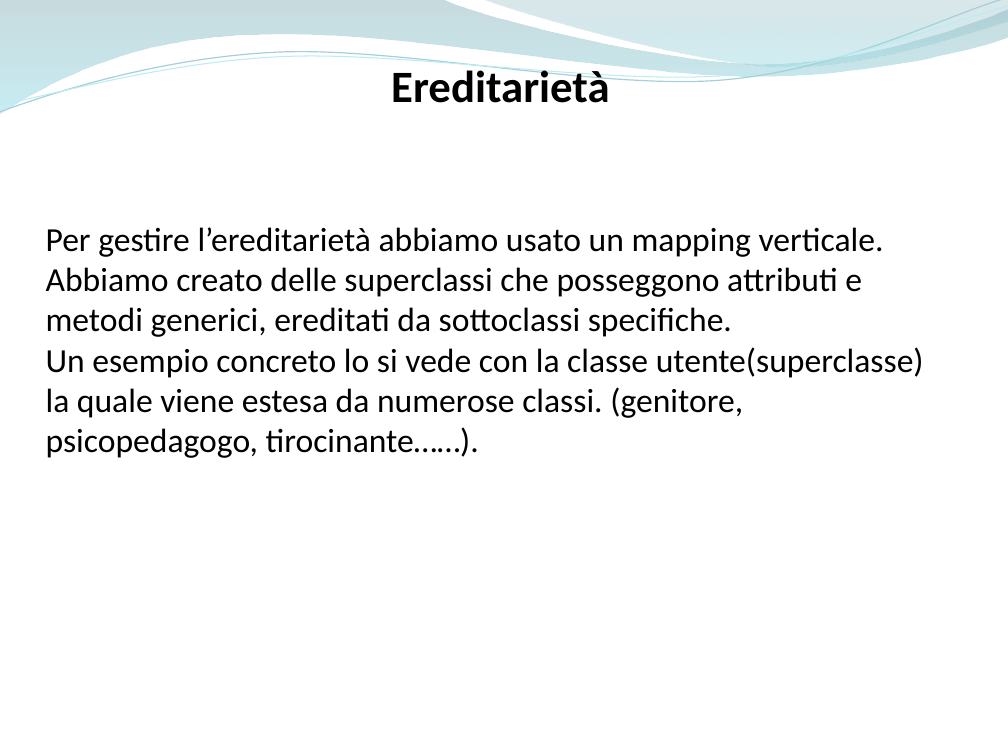
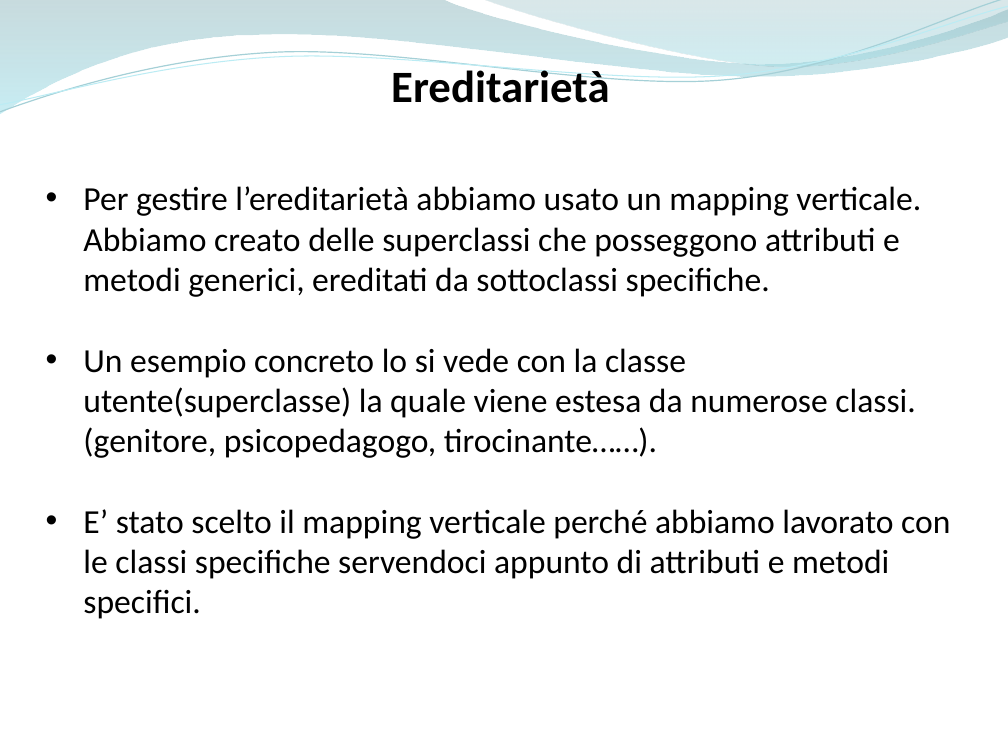
Before and after one commit to ammirate/at-silo, a slide deck: slide 6 of Presentazione/Atsilo2/Luigi/Luigi_PresentazioneFinale.pptx (slide 5 before the commit). Drawn at 1008x756 pixels with LibreOffice and Linux fonts; fonts in the diff are those of the drawing. Boxes give left, top, right and bottom in pixels: in the first picture for what was removed or moved away, otherwise in the second. Text is boxed around its words. In the diff, an @@ line names an element or a change of style, - is before the commit and + after.

```diff
--- a/Presentazione/Atsilo2/Luigi/Luigi_PresentazioneFinale.pptx
+++ b/Presentazione/Atsilo2/Luigi/Luigi_PresentazioneFinale.pptx
@@ text at [83, 186, 921, 458]: bullet none to • @@
@@ text at [83, 509, 950, 619]: paragraph added @@
+• E’ stato scelto il mapping verticale perché abbiamo lavorato con le classi specifiche servendoci appunto di attributi e metodi specifici.
```
Also in this commit, not shown: 1 other slide changed, 3 slides added.
